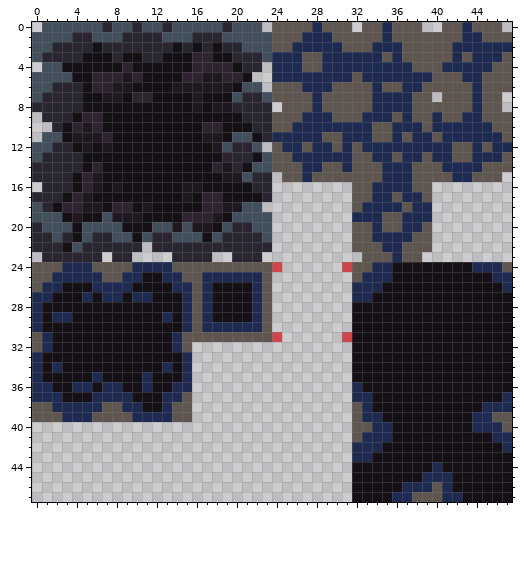
One commit to this pixel-art file: Assets/Tiles/Rocks.aseprite. The picture above was drawn from the file before the commit.
48x48 pixels, 1 frame. Colours within 5 levels of each other are drawn and written as one.
The same view after the edit:
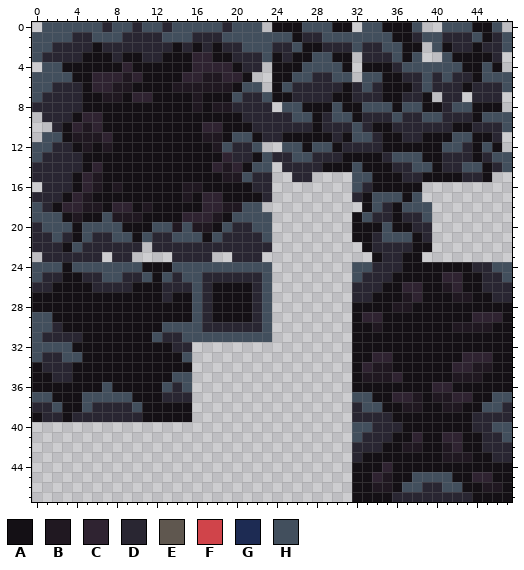
Palette (. is transparent): A #141015  B #201821  C #2f2331  D #292632  E #5f574f  F #d0444a  G #1d2b53  H #424f5d
Changes in this commit:
layer "Flattened" now hidden
Changed rows in their new state; - is an unchanged pixel.
first column x 0:
 0 ------------------------AAAHHHAA-HHAAAH--HHHAAH-
 1 ------------------------HHADDHHHHHHHAADHHDDDHADH
 2 ------------------------DDHAADDDHDDHHAA.HADDADDH
 3 ------------------------ADAAHHAA.DDDHAH..HAAAAD.
 4 ------------------------AAAHHHHA.AAADHHHHHHAAHA.
 5 ------------------------AAHHDDHH.HHAADDHDHDDAHHH
 6 ------------------------AHDDDDDADHDAAADHDDDADDDH
 7 ------------------------AADDDDAADDDAADDA-DD.DDD-
 8 -------------------------HHAAAHAAHHHAHHAADHHAAA-
 9 ------------------------DDHHADHHADDDHDDHHDDDAHHH
10 ------------------------DDDDADDDHDAADDDDDDAADDDH
11 ------------------------DAAAAADAHHDAADDAAAHHAAD.
12 ------------------------.HHAHHADDDDAAAAAAHHDAHA.
13 ------------------------DDHHDDDAAAADHHHAADDDADHH
14 ------------------------.DDDDAAAHAAADDHHADDHHADH
15 -------------------------.DD....HHAAADDAAAADDA.-
16 --------------------------------HDAAAAA.--------
17 --------------------------------DAHHHAH.--------
18 --------------------------------.AHDAHHH--------
19 --------------------------------AHDDADDH--------
20 --------------------------------AAAHAADD--------
21 --------------------------------AADHHHAD--------
22 --------------------------------.ADDDDAA--------
23 ---------------------------------.ADDAA---------
24 HHHAHHHHHHHAAAHHHHHHHHHH.------.HHDDD-------DDHH
25 HDDAADDHHDDH-HDHHDDDDDDH--------HDDD-----CC--DDH
26 DDA---DDDD---DDDHD----DH--------DDD--CC--BC--DDD
27 AA---A-AA-AA-D-AHD----DH--------DD---BC---BB--DD
28 A--------------AHD----DH------------BB----------
29 HHAA---------A-AHD----DH---------CC---------CCC-
30 HHD----------HHHHDDDDDDH----------B-------BBBB--
31 HDDDD-------HDDHHHHHHHHH.------.----------------
32 HHHH----------DD--------------------------------
33 HDDHH----------H------------------CC-------CCC--
34 ADDD---------A-A-----------------CBB------CCBB--
35 A-DD--A----A--HH-----------------BBBC-----BBB---
36 AA--AA-HA--A-HDH----------------A-------CC------
37 HHA--HHHHH---DDD----------------HH--CCB-BBCC--HH
38 DDHAAHDDDDH--AAA----------------DHH--BB--BB--HHD
39 ADDADDDDDDDAAAAA----------------DDDD--------DDDD
40 --------------------------------HHDDD-------DDHH
41 --------------------------------HDDD--C--CC--DDH
42 --------------------------------DDD--BB--BC--DDD
43 --------------------------------DA-------BBB--DD
44 -----------------------------------C----A-------
45 ----------------------------------CB--HHHH--CC--
46 ----------------------------------BB-HHDDHH--BB-
47 ------------------------------------DDDDDDDD----
Where, in picture pixels (left, top, right, bottom), the same in both pictures:
changed: (32, 22, 512, 502)
